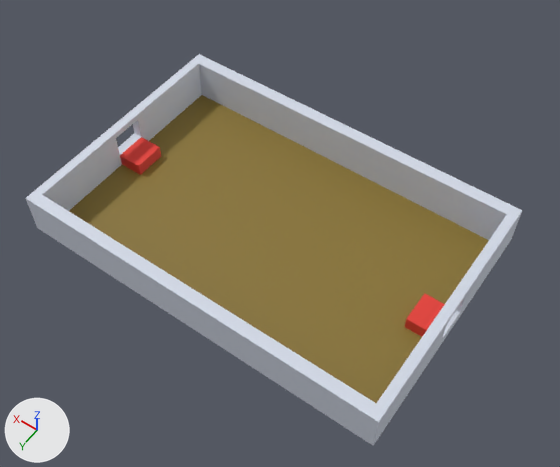
A saved change to the Blender file level/nadanie.blend.
The view is the same before and after, from a 50 mm lens placed at (-21.6, 29.3, 46.6), pointed at (-1.4, 1.0, 2.2). The axes (+X, +Y, +Z) are drawn at lower left. The lights are the same throughout.

In view in the first picture: 'Plane-noimp', 'nadanie-col', 'odbior-noimp'.
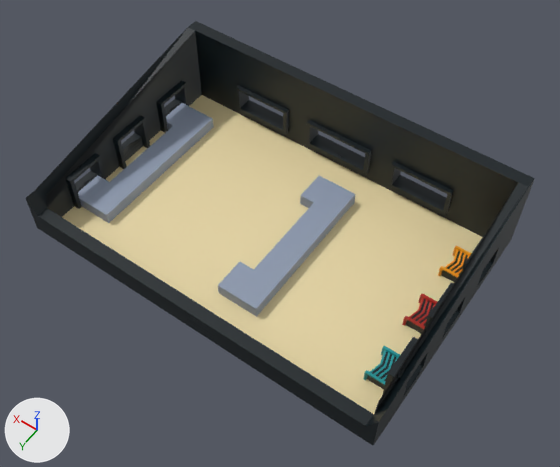
Commit message: odbior& nadanie

Pixel boxes (x1, y1, x2, y2) of what changed, in the pictures (560 x 467 px):
'Plane-noimp', recoloured, reshaped, modifiers changed (yellow to beige, 8% taller)
    before: (26, 54, 522, 445)
    after: (26, 21, 535, 445)
'nadanie-col', recoloured
    both: (120, 137, 355, 317)
'nadanie-noimp', added (blue)
    after: (78, 103, 214, 223)
'odbior-noimp', deleted (red)
    before: (404, 294, 445, 337)
'odbior3-noimp.001', added (cyan)
    after: (363, 346, 400, 389)
    faces in mat_material_004 (cyan #0a9396): (363, 346, 400, 385)
    faces in mat_material_005 (black #001219): (372, 352, 396, 382)
'odbior2-noimp.001', added (red)
    after: (402, 294, 437, 334)
    faces in mat_material_002 (red #ae2012): (402, 294, 437, 329)
    faces in mat_material_005 (black #001219): (411, 299, 434, 326)
'odbior1-noimp', added (orange)
    after: (438, 246, 471, 282)
    faces in mat_material_003 (orange #ee9b00): (438, 246, 471, 278)
    faces in mat_material_005 (black #001219): (447, 251, 468, 275)
part 1 of me_plane, built on
    before: (26, 54, 522, 432)
    after: (26, 21, 535, 445)
part 2 of me_plane, recoloured (white to black)
    before: (26, 120, 521, 439)
    after: (26, 126, 521, 439)
part 3 of me_cube_003, deleted (red)
    before: (120, 137, 161, 175)
part 4 of me_cube_003, added (blue)
    after: (218, 176, 355, 317)

Diff of the bpy script that builds the scene:
```diff
--- a/level/nadanie.blend.py
+++ b/level/nadanie.blend.py
@@ mat_material @@
 mat_material = principled_material('Material')
-mat_material.base_color = (0.248, 0.171, 0.0283)  # yellow #88732f
+mat_material.base_color = (0.815, 0.687, 0.381)  # beige #e9d8a6
@@ mat_material_001 @@
 mat_material_001 = principled_material('Material.001')
-mat_material_001.base_color = (0.655, 0.698, 0.8)  # white #d4dae7
+mat_material_001.base_color = (0.266, 0.319, 0.423)  # blue #8d99ae
@@ mat_material_002 @@
 mat_material_002 = principled_material('Material.002')
-mat_material_002.base_color = (0.8, 0.0438, 0.0318)  # red #e73b32
+mat_material_002.base_color = (0.423, 0.0144, 0.00605)  # red #ae2012
@@ me_plane @@
 # used by ob_plane_noimp; location = (0.0, 0.0, 0.0); scale = (15.0, 10.0, 15.0)
-me_plane.from_pydata(...)  # 102 vertices, 92 faces; spans x -1.0..0.0, y -1.0..1.0, z 0.0..0.23
+me_plane.from_pydata(...)  # 2120 vertices, 2035 faces; spans x -1.0..0.0, y -1.0..1.0, z 0.0..0.46
+# me_plane part 1: 8 vertices moved from x -1.0..-0.95, y -0.64..1.0, z 0.2..0.23 to x -1.0..-0.95, y -0.67..1.0, z 0.1..0.2; 14 vertices removed from x -1.0..0.0, y -0.9..1.0, z 0.2..0.23; 2032 vertices added at x -1.0..0.0, y -1.0..1.0, z 0.0..0.46
+# me_plane part 2: 8 faces spanning x -1.0..-0.95, y -1.0..1.0, z 0.07..0.23 switch from mat_material_001 (white #d4dae7) to mat_material_005 (black #001219)
 me_plane.materials.append(mat_material)
@@ me_cube_003 @@
 # verts and faces of me_cube_003; kept vertices keep their numbers, new ones are numbered from 8
-me_cube_003.from_pydata(...)  # 8 vertices, 6 faces; spans x -1.0..1.0, y -1.26..1.31, z -0.05..1.0
-me_cube_003.materials.append(mat_material_002)  # red #e73b32
+me_cube_003.from_pydata(...)  # 28 vertices, 26 faces; spans x -3.39..0.0, y -6.26..6.63, z 0.0..1.05
+# me_cube_003 part 3
+delete_vertices([*range(0, 8)])  # with the faces that use them
+# me_cube_003 part 4
+# 14 vertices are added at x -3.39..0.0, y -6.26..6.63, z 0.0
+# 14 new vertices lie (0.0, 0.0, 1.05) away from vertices in x -3.39..0.0, y -6.26..6.63, z 0.0
+# 26 new faces join them
+me_cube_003.materials.append(mat_material_001)  # blue #8d99ae
@@ ob_plane_noimp @@
 _m = ob_plane_noimp.modifiers.new('Mirror', 'MIRROR')
+_m = ob_plane_noimp.modifiers.new('Bevel', 'BEVEL')
+_m.width = 0.005
+_m.width_pct = 0.005
+_m.segments = 3
+_m.affect = 'VERTICES'
@@ ob_odbior_noimp @@
-ob_odbior_noimp = bpy.data.objects.new('odbior-noimp', me_cube_002)
@@ ob_odbior3_noimp_001 @@
+ob_odbior3_noimp_001 = bpy.data.objects.new('odbior3-noimp.001', me_cube_009)  # 507 vertices, 396 faces; spans x -1.27..1.18, y 0.0..1.31, z 0.0..1.23; in mat_material_004 (cyan #0a9396), mat_material_005 (black #001219), mat_material_005 (black #001219); modifiers BEVEL, MIRROR
+ob_odbior3_noimp_001.location = (-13.25, 5.18, 0.0)
+ob_odbior3_noimp_001.scale = (1.02, 0.951, 0.811)
@@ ob_odbior2_noimp_001 @@
+ob_odbior2_noimp_001 = bpy.data.objects.new('odbior2-noimp.001', me_cube_008)  # 507 vertices, 396 faces; spans x -1.27..1.18, y 0.0..1.31, z 0.0..1.23; in mat_material_002 (red #ae2012), mat_material_005 (black #001219), mat_material_005 (black #001219); modifiers BEVEL, MIRROR
+ob_odbior2_noimp_001.location = (-13.25, 0.03, 0.0)
+ob_odbior2_noimp_001.scale = (1.02, 0.951, 0.811)
@@ ob_nadanie_noimp @@
+ob_nadanie_noimp = bpy.data.objects.new('nadanie-noimp', me_cube_003_1)  # 28 vertices, 26 faces; spans x -3.39..0.0, y -6.26..6.63, z 0.0..1.05; in mat_material_001 (blue #8d99ae)
+ob_nadanie_noimp.location = (14.25, -0.16, 0.0)
+ob_nadanie_noimp.scale = (1.0, 1.0, 0.952)
@@ ob_odbior1_noimp @@
+ob_odbior1_noimp = bpy.data.objects.new('odbior1-noimp', me_cube_002_1)  # 507 vertices, 396 faces; spans x -1.27..1.18, y 0.0..1.31, z 0.0..1.23; in mat_material_003 (orange #ee9b00), mat_material_005 (black #001219), mat_material_005 (black #001219); modifiers BEVEL, MIRROR
+ob_odbior1_noimp.location = (-13.25, -5.13, 0.0)
+ob_odbior1_noimp.scale = (1.02, 0.951, 0.811)
```
